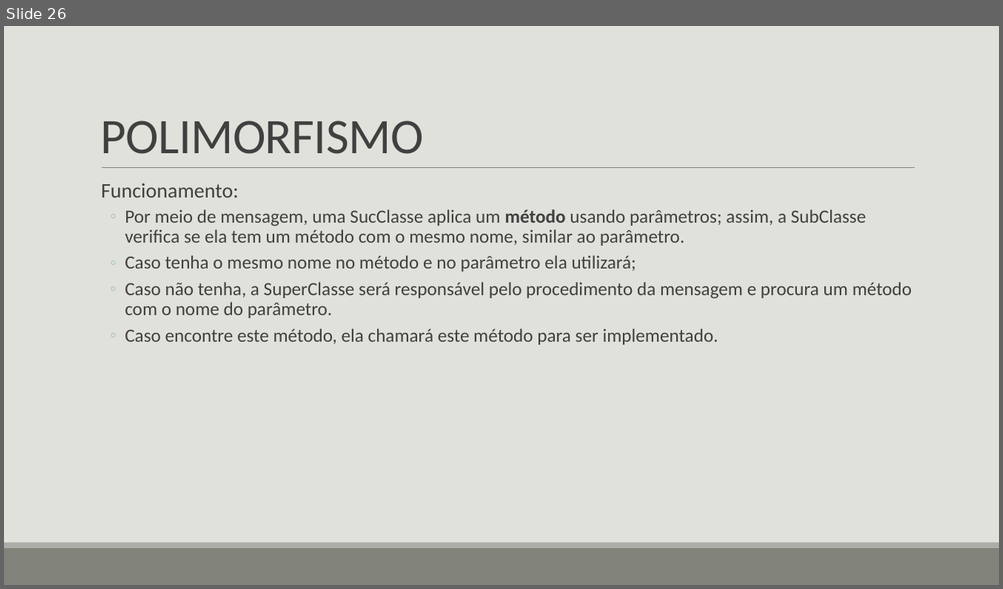
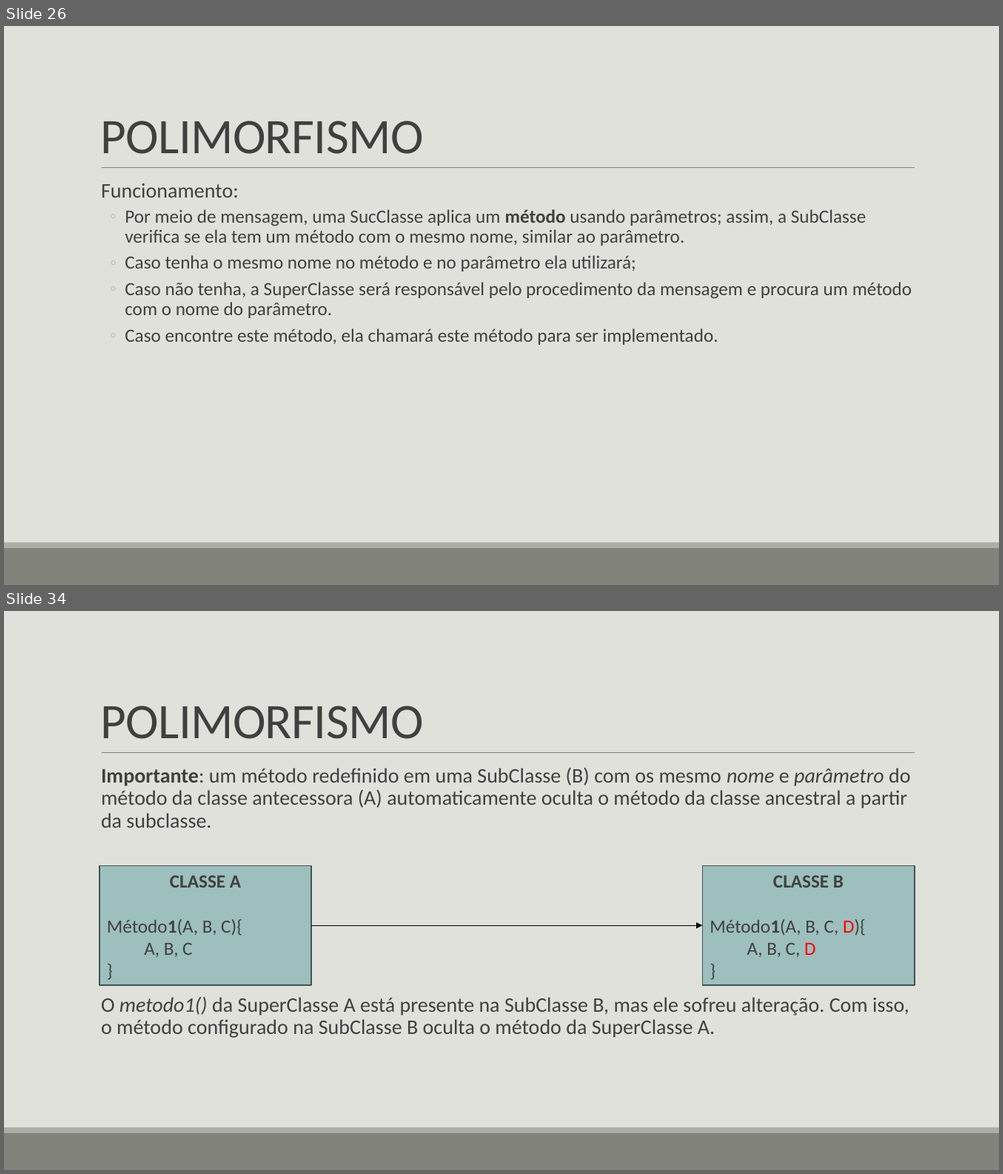
Before and after one commit to LucasHerculanoAmaro/Minhas-Aulas, a slide deck: Euripedes Simões de Paula/Java/Programação Orientada a Objetos 2/Programação Orientada a Objetos 2.pptx. Shown one above the other, each under a label of ours: slide 26 before the commit, slides 26 and 34 after it; the slides between them are not shown. The pictures are 1003x589 and 1003x1174 pixels, drawn with LibreOffice and Linux fonts; fonts in the diff are those of the drawing. Boxes give left, top, right and bottom in pixels: in the first picture for what was removed or moved away, otherwise in the second. Text is boxed around its words. In the diff, an @@ line names an element or a change of style, - is before the commit and + after.

```diff
--- a/Euripedes Simões de Paula/Java/Programação Orientada a Objetos 2/Programação Orientada a Objetos 2.pptx
+++ b/Euripedes Simões de Paula/Java/Programação Orientada a Objetos 2/Programação Orientada a Objetos 2.pptx
@@ slide 34 added at [4,611,999,1170], background #E1E1DB; not listed: 3 template elements that a slide beside it also shows @@
@@ title added at [101,706,424,739], 48 pt, text #404040 @@
+POLIMORFISMO
@@ text added at [101,767,910,1038], 20 pt, text #404040 @@
+  Importante: um método redefinido em uma SubClasse (B) com os mesmo nome e parâmetro do método da classe antecessora (A) automaticamente oculta o método da classe ancestral a partir da subclasse.
+  O metodo1() da SuperClasse A está presente na SubClasse B, mas ele sofreu alteração. Com isso, o método configurado na SubClasse B oculta o método da SuperClasse A.
@@ rectangle added at [99,866,311,985], fill #9DBFBE, outline #455453 1.25 pt, 18 pt, text #404040 @@
+CLASSE A
+Método1(A, B, C){
+A, B, C
+}
@@ rectangle added at [703,866,914,985], fill #9DBFBE, outline #455453 1.25 pt, 18 pt, text #404040 @@
+CLASSE B
+Método1(A, B, C, D){
+A, B, C, D
+}
@@ arrow added from (311, 925) to (703, 925), #000000 1 pt @@
```
Also in this commit, not shown: 4 slides changed, 5 other slides added.
